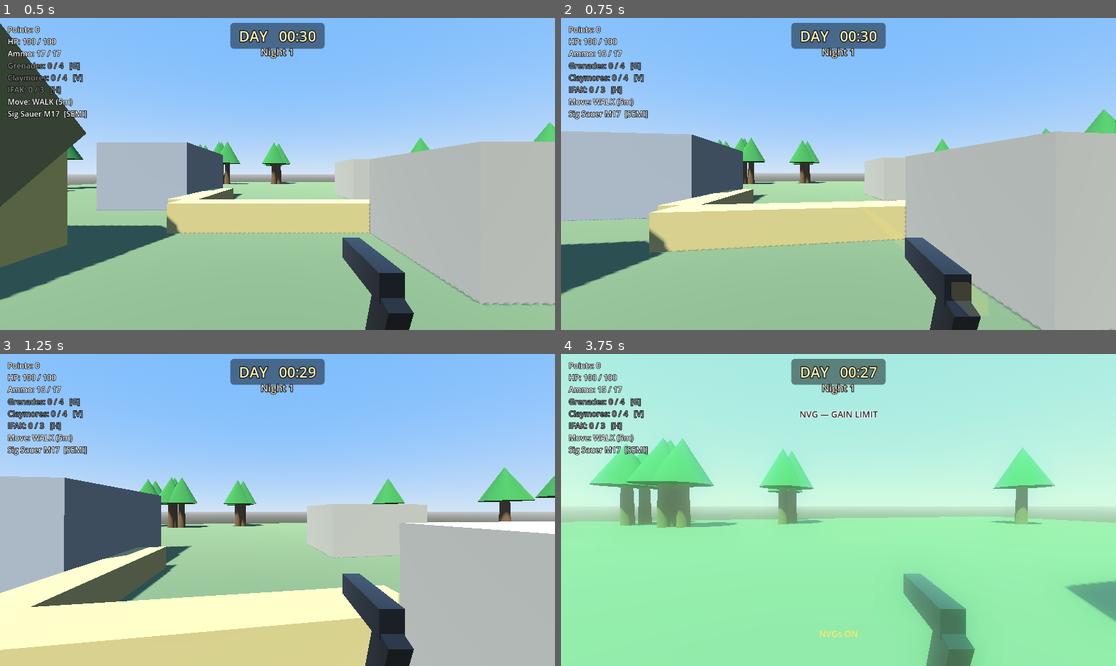
Above: before the commit, frames 1-4 (two rows, left to right).
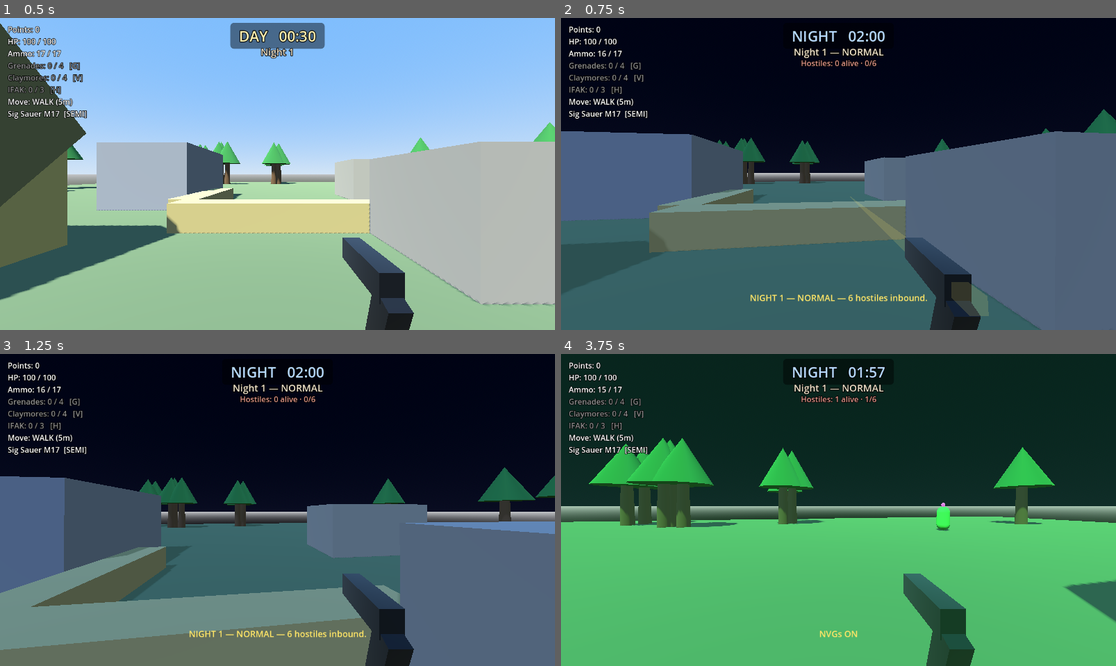
Above: after the commit, the same moments.

Repository: aepibailey/Zombie-Game
Game: Godot game, scene res://scenes/Main.tscn
Same seed, same stepped clock (60 frames per second), same inputs: the game is played once before the commit and once after it.
Inputs (mouse positions are in pixels of both pictures, inside the frame that each line leads up to):
- Up to frame 1 (0.5 s): no input
- Up to frame 2 (0.75 s): tap Enter at 0.5 s; move the mouse to (866, 174) at 0.52 s; hold W from 0.53 s (still down); tap Q (ready, bound only after the commit) at 0.6 s; click (866, 174) at 0.67 s
- Up to frame 3 (1.25 s): keep holding W; tap Space at 0.77 s
- Up to frame 4 (3.75 s): keep holding W; move the mouse to (810, 510) at 1.27 s; tap V (equip_claymore) at 1.35 s; tap Space at 1.52, 3.02 s; tap Q (ready, bound only after the commit) at 1.55, 2.3, 3.05 s; move the mouse to (849, 503) at 2.02 s; tap G (equip_grenade) at 2.1 s; move the mouse to (832, 516) at 2.77 s; tap E (interact) at 2.85 s; click (832, 516) at 2.92 s; move the mouse to (877, 513) at 3.52 s; tap N (nvg_toggle) at 3.6 s

Frame 1 is identical in both runs. In frame 2, 93% of the frame differs, in the area x 0-100%, y 0-100%; in frame 3, 91%; in frame 4, 99%.

Commit message:
Ready ends Day early; the game-over panel shows the night and a rank
Prompt A phase 4, from docs/RUN_STRUCTURE.md.

READY: a new `ready` input action on Q, which was unused anywhere (from the
Phase 0 binding audit). Main polls it with Input.is_action_just_pressed()
and GameManager.end_day_early() starts Night. The 30s Day is unchanged.
day_skip_enabled (true) is exported on GameManager.

Ready is decided in one place for every menu:
- REFUSED while any clock halt is held. Build mode, the roster and the
  game-over panel each hold one, and Night must never start under a menu
  that thinks the clock is paused. Ready never releases a halt it does not
  own. end_day_early() refuses with a halt held, so _start_phase()'s leak
  guard stays exactly as strict as it was, not weakened. The HUD says
  "Close the menu first, then [Q] to ready up."
- Menus that hold NO halt, the crate and the radio, are closed first, which
  restores player control. Then Day ends. RadioMenu gains a public close().
- Refused at night, while dead, and with day_skip_enabled off.
Because Ready is polled, the game-over panel's key swallowing would not
stop it. The halt and is_dead() checks do. The Day message now ends with
"[Q] Ready.", read from the Input Map so a rebind shows.

RANK: the panel shows "Night N" (the night the run ended on) and a rank
from rank_thresholds keyed by nights survived: 0 Overrun, 15 Held the Line,
30 Veteran, 50 Legend. The highest threshold at or below the count wins.
The thresholds are exported on Main, because the panel is built in code
and its own @export would never reach the inspector. The panel asserts a 0
entry, so every run has a rank. Restart is kept. There is no win condition
and no run length.

Table tests: the rank at 0 / 14 / 15 / 29 / 30 / 49 / 50 / 80 nights
survived, and dying during night 15 (14 survived, Overrun) versus in the
Day after it (15 survived).

Verified in the live game with a throwaway probe (not committed), 16/16,
using real presses through the Input singleton:
- Ready mid-Day starts Night, and at Night does nothing;
- with the roster or build mode open it is refused, the menu stays, the
  Day continues and the message shows;
- with the crate or radio open, the menu closes, control returns and Night
  starts;
- day_skip_enabled off does nothing;
- a death on night 15 shows "Night 15" and Overrun;
- Ready is refused under the game-over panel.

No price or Day length changed.

Co-Authored-By: Claude Opus 5.5 <noreply@anthropic.com>
Claude-Session: https://claude.ai/code/session_01KCtqRv16pejziNbc6C6f9z

Diff:
--- a/project.godot
+++ b/project.godot
@@ -33,6 +33,10 @@
 "deadzone": 0.5,
 "events": [Object(InputEventKey,"resource_local_to_scene":false,"resource_name":"","device":-1,"window_id":0,"alt_press …(191 unchanged characters)…
 }
+ready={
+"deadzone": 0.5,
+"events": [Object(InputEventKey,"resource_local_to_scene":false,"resource_name":"","device":-1,"window_id":0,"alt_pressed":false,"shift_pressed":false,"ctrl_pressed":false,"meta_pressed":false,"pressed":false,"keycode":0,"physical_keycode":81,"key_label":0,"unicode":0,"location":0,"echo":false,"script":null)]
+}
 nvg_toggle={
 "deadzone": 0.5,
 "events": [Object(InputEventKey,"resource_local_to_scene":false,"resource_name":"","device":-1,"window_id":0,"alt_press …(191 unchanged characters)…
--- a/scripts/GameManager.gd
+++ b/scripts/GameManager.gd
@@ -27,6 +27,9 @@
 # 6 min.) Night length is the value tuned most often, so it's a plain var
 # rather than a const — edit here, or set it at runtime.
 const DAY_LENGTH: float = 30.0
+## The Ready action (Main) may end Day early. The 30s Day itself is
+## unchanged; Ready only stops waiting it out.
+@export var day_skip_enabled: bool = true
 @export var NIGHT_LENGTH: float = 120.0
 
 # --- Night schedule — docs/RUN_STRUCTURE.md "Escalation, night types and Day" --
@@ -171,6 +174,18 @@
 func phase_name() -> String:
 	return "DAY" if current_phase == Phase.DAY else "NIGHT"
 
+## Ready: end Day now. The caller (Main's Ready action) has already refused
+## while any clock halt is held, so this never has a halt to release — and
+## asserting it here, rather than releasing someone else's halt, keeps
+## _start_phase()'s leak guard exactly as strict as it was. Returns false,
+## and does nothing, if Day cannot end early right now.
+func end_day_early() -> bool:
+	if not day_skip_enabled or not is_day() or is_clock_halted():
+		return false
+	print("[GAMEMANAGER] Ready: Day %d ended early with %.1fs left" % [night_number, time_left])
+	_start_phase(Phase.NIGHT)
+	return true
+
 ## Convenience for external callers (crate, all-clear skip) to force dawn/dusk.
 func force_phase(phase: int) -> void:
 	_start_phase(phase)
--- a/scripts/GameOverPanel.gd
+++ b/scripts/GameOverPanel.gd
@@ -7,8 +7,10 @@
 ## source id, takes the mouse off the player. Mouse-driven only — no keys of
 ## its own, so it adds no hardcoded keycodes.
 ##
-## Reports what is already tracked: nights survived and points earned this
-## run. Kills are not tracked run-wide anywhere, so they are not shown.
+## Reports the night the run ended on, a rank for the nights survived (from
+## Main.rank_thresholds), and points earned this run. Kills are not tracked
+## run-wide anywhere, so they are not shown. There is no win condition: the
+## rank is a description of how far the run got, not an ending.
 ##
 ## WHILE SHOWN, THE GAME BEHIND IT IS INERT — enforced here, in one place,
 ## rather than by gating each of the nine _unhandled_input handlers that act
@@ -24,9 +26,15 @@
 var _player: Player
 var _shown := false
 var _summary: Label
+var _rank_label: Label
+## nights survived -> rank name. See Main.rank_thresholds.
+var _rank_thresholds: Dictionary = {}
 
-func setup(player: Player) -> void:
+func setup(player: Player, rank_thresholds: Dictionary) -> void:
 	_player = player
+	assert(rank_thresholds.has(0),
+		"[GAMEOVER] rank_thresholds must have a 0 entry, or a run that survives no nights has no rank.")
+	_rank_thresholds = rank_thresholds
 	player.died_permanently.connect(_show)
 
 func _ready() -> void:
@@ -69,6 +77,12 @@
 	title.horizontal_alignment = HORIZONTAL_ALIGNMENT_CENTER
 	root.add_child(title)
 
+	_rank_label = Label.new()
+	_rank_label.add_theme_font_size_override("font_size", 26)
+	_rank_label.add_theme_color_override("font_color", Color(1.0, 0.88, 0.55))
+	_rank_label.horizontal_alignment = HORIZONTAL_ALIGNMENT_CENTER
+	root.add_child(_rank_label)
+
 	_summary = Label.new()
 	_summary.add_theme_font_size_override("font_size", 15)
 	_summary.horizontal_alignment = HORIZONTAL_ALIGNMENT_CENTER
@@ -97,6 +111,15 @@
 static func nights_survived(night_number: int, is_day: bool) -> int:
 	return maxi(0, night_number if is_day else night_number - 1)
 
+## The rank for `survived` nights: the name at the highest threshold at or
+## below it. 0 -> Overrun, 14 -> Overrun, 15 -> Held the Line, 50+ -> Legend.
+static func rank_for(survived: int, thresholds: Dictionary) -> String:
+	var best := -1
+	for t in thresholds:
+		if int(t) <= survived and int(t) > best:
+			best = int(t)
+	return thresholds[best] if best >= 0 else ""
+
 func _show() -> void:
 	if _shown:
 		return
@@ -104,9 +127,12 @@
 	GameManager.request_clock_halt(HALT_ID)
 	if _player:
 		_player._set_mouse_captured(false)
-	_summary.text = "Nights survived: %d\nPoints earned this run: %d" % [
-		nights_survived(GameManager.night_number, GameManager.is_day()),
-		PointsManager.earned_this_run]
+	var survived := nights_survived(GameManager.night_number, GameManager.is_day())
+	_rank_label.text = rank_for(survived, _rank_thresholds)
+	# "Night N" is the night the run ended on: the night being fought, or by
+	# day the one just survived.
+	_summary.text = "Night %d\nNights survived: %d\nPoints earned this run: %d" % [
+		maxi(GameManager.night_number, 1), survived, PointsManager.earned_this_run]
 	visible = true
 
 ## Keys only. Mouse buttons must reach the GUI stage for the buttons to work;
--- a/scripts/Main.gd
+++ b/scripts/Main.gd
@@ -24,6 +24,19 @@
 @export var max_alive_step_every: int = 5
 @export var max_alive_step_start_night: int = 10
 @export var max_alive_ceiling: int = 32
+
+# --- Run end -----------------------------------------------------------------
+## The game-over panel's rank, keyed by NIGHTS SURVIVED: the highest key at or
+## below the run's count wins. On Main, not the panel, because the panel is
+## built in code and an @export there never reaches the inspector. Must
+## contain 0, so every run has a rank (GameOverPanel asserts it). No win
+## condition and no run length: "Legend" is a rank, not an ending.
+@export var rank_thresholds: Dictionary = {
+	0: "Overrun", 15: "Held the Line", 30: "Veteran", 50: "Legend",
+}
+
+## Ready (Q by default, project.godot's Input Map) ends Day early.
+const ACTION_READY := "ready"
 
 # Wave pacing — zombies trickle in rather than all at once. The interval scales
 # with pool size so bigger nights still deliver their allotment: the pool is
@@ -676,7 +689,7 @@
 	var game_over := GameOverPanel.new()
 	game_over.name = "GameOverPanel"
 	add_child(game_over)
-	game_over.setup(player)
+	game_over.setup(player, rank_thresholds)
 
 	# Step 8A phase 4 debug overlay (P). Built here rather than lazily on
 	# first toggle so it is in the tree with everything else and its own
@@ -840,11 +853,13 @@
 	RunLogger.mark_dawn()
 	_update_wave_hud()
 
-	_hud.show_message("DAY — safe. Open the supply crate to spend points.")
+	_hud.show_message("DAY — safe. Open the supply crate to spend points. [%s] Ready." % _ready_key_name())
 
 # --- Nightly wave: trickle spawn + all-clear -----------------------------
 func _process(delta: float) -> void:
 	_update_nvg_daylight(delta)
+	if Input.is_action_just_pressed(ACTION_READY):
+		_try_ready()
 	if _hud and _hud.debug_audio_visible():
 		_update_audio_debug()
 	# Safety net: if the prompt is up while something is still alive, retract it.
@@ -1152,6 +1167,37 @@
 # rules, the 8-cap and the recruit economy are all phases of their own — this
 # deliberately enforces NONE of them, because its only job is to put a fighter
 # in the world so the entity itself can be verified.
+## Ready: end Day early. Polled, not an input event, so it is decided here in
+## one place for every menu rather than in each menu's own input handler —
+## which also means the game-over panel's key swallowing does not stop it,
+## and the checks below must.
+##
+## REFUSED while any clock halt is held: build mode, the roster and the
+## game-over panel each hold one, and Night must never start under a menu
+## that thinks the clock is paused (GameManager._start_phase() asserts it).
+## Ready never releases a halt it does not own. Menus that hold NO halt — the
+## crate and the radio — are closed first, then Day ends.
+func _try_ready() -> void:
+	if not GameManager.day_skip_enabled or not GameManager.is_day() or player.is_dead():
+		return
+	if GameManager.is_clock_halted():
+		_hud.show_message("Close the menu first, then [%s] to ready up." % _ready_key_name())
+		return
+	if _crate_ui and _crate_ui.is_open():
+		_crate_ui.close_crate()
+	if _radio_menu and _radio_menu.is_open():
+		_radio_menu.close()
+	GameManager.end_day_early()
+
+## The key bound to Ready, for HUD text — read from the Input Map, so a rebind
+## in Project Settings shows up without a code change.
+func _ready_key_name() -> String:
+	for ev in InputMap.action_get_events(ACTION_READY):
+		if ev is InputEventKey:
+			var code: int = ev.physical_keycode if ev.physical_keycode != 0 else ev.keycode
+			return OS.get_keycode_string(code)
+	return ACTION_READY
+
 ## TEMPORARY — see KEY_DEBUG_NIGHT_JUMP. Day only: at night the current
 ## night's pool, HP and cap are already set, and changing the counter under
 ## them would make the run log's row disagree with what actually spawned.
--- a/scripts/RadioMenu.gd
+++ b/scripts/RadioMenu.gd
@@ -110,6 +110,10 @@
 # --- Open / close -----------------------------------------------------------
 func is_open() -> bool:
 	return _open
+
+## For callers that end the menu's moment from outside (Ready ending Day).
+func close() -> void:
+	_close_menu()
 
 func _open_menu() -> void:
 	if _open:
--- a/tools/table_tests.gd
+++ b/tools/table_tests.gd
@@ -46,6 +46,7 @@
 		_test_max_alive,
 		_test_night_types,
 		_test_fighter_gate,
+		_test_rank,
 		_test_night_pool,
 		_test_spawn_interval,
 		_test_leaper_fraction,
@@ -188,6 +189,21 @@
 	for live in FighterEconomyConfig.FIGHTER_CAP:
 		got.append(econ.recruit_cost(live))
 	_eq(got, [20, 20, 20, 20, 20, 35, 55, 80], "recruit cost for 0..7 alive")
+	return true
+
+# --- Prompt A phase 4: the rank on game over -------------------------------------
+## Keyed by nights SURVIVED (GameOverPanel.nights_survived): dying during night
+## 15 is 14 survived, still Overrun; dying in the Day after it is Held the Line.
+func _test_rank() -> bool:
+	print("[TABLE] game-over rank (Prompt A phase 4)")
+	var ranks: Dictionary = _main.rank_thresholds
+	for row in [[0, "Overrun"], [14, "Overrun"], [15, "Held the Line"], [29, "Held the Line"],
+			[30, "Veteran"], [49, "Veteran"], [50, "Legend"], [80, "Legend"]]:
+		_eq(GameOverPanel.rank_for(row[0], ranks), row[1], "%d nights survived" % row[0])
+	_eq(GameOverPanel.nights_survived(15, false), 14, "dying during night 15 survives 14")
+	_eq(GameOverPanel.nights_survived(15, true), 15, "dying in the Day after night 15 survives 15")
+	_eq(GameOverPanel.rank_for(GameOverPanel.nights_survived(15, false), ranks), "Overrun",
+		"died on night 15: Overrun")
 	return true
 
 # --- PROJECT_SPEC.md "Night scaling" ------------------------------------------
Not shown, changed: README.md
